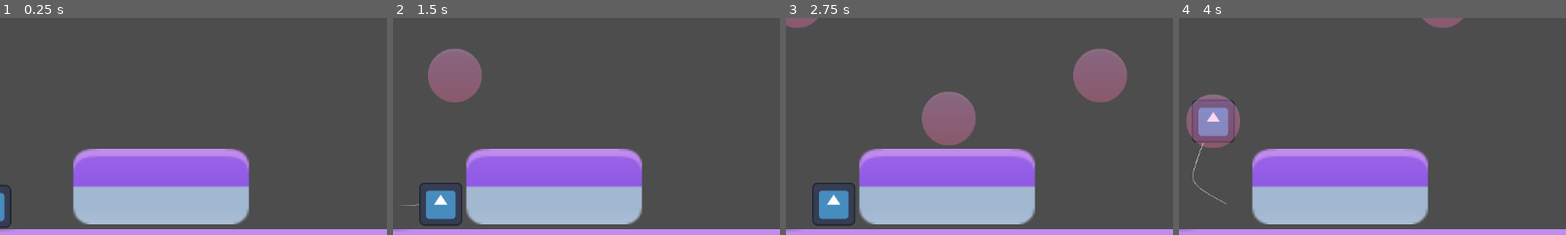
Above: before the commit, frames 1-4 (left to right).
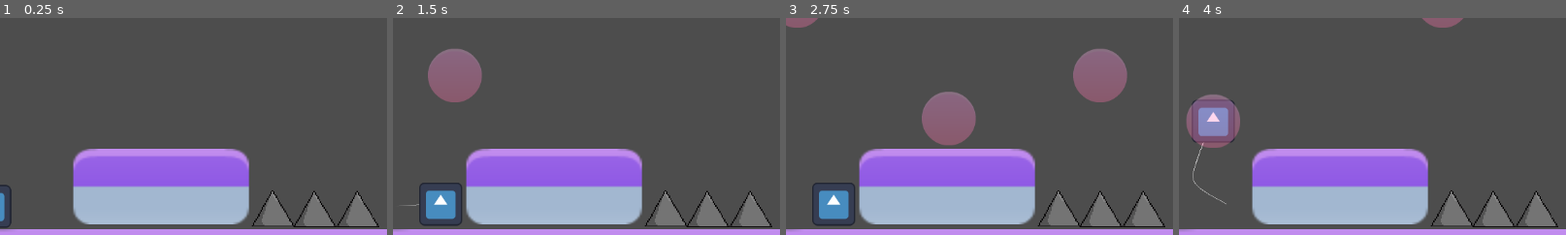
Above: after the commit, the same moments.

Repository: Boris14/PlovdivGameJam2025
Game: Godot game, scene res://Scenes/Main.tscn
Same seed, same stepped clock (60 frames per second), same inputs: the game is played once before the commit and once after it. The engine's default icon, where the game draws it, is replaced by a stand-in: a white triangle on a blue panel in a dark square.
Inputs (mouse positions are % of the whole screen's width and height, from its top left):
- Up to frame 1 (0.25 s): no input
- Up to frame 2 (1.5 s): move the mouse to (72, 45) at 0.52 s; click (72, 45) at 0.67 s; move the mouse to (30, 55) at 1.27 s; click (30, 55) at 1.42 s
- Up to frame 3 (2.75 s): move the mouse to (60, 28) at 2.02 s; click (60, 28) at 2.17 s
- Up to frame 4 (4 s): move the mouse to (45, 70) at 2.77 s; click (45, 70) at 2.92 s; move the mouse to (80, 65) at 3.52 s; click (80, 65) at 3.67 s
The pictures show only the part of the screen within x 9-58%, y 32-82%; the shares and areas given below are measured in that part.

The runs differ from the first frame. In frame 1, 2.4% of the frame differs, in the area x 65-98%, y 79-97%; in frame 2, 2.4%; in frame 3, 2.4%; in frame 4, 2.4%.

Commit message:
Porgress 2

Diff:
--- a/Scenes/Level1.tscn
+++ b/Scenes/Level1.tscn
@@ -38,54 +38,45 @@
 [node name="Daco4329838" type="Sprite2D" parent="SpikeTrap"]
 unique_name_in_owner = true
 position = Vector2(796.648, 0)
-scale = Vector2(1, 1)
 texture = ExtResource("2_dtrac")
 
 [node name="Daco4329839" type="Sprite2D" parent="SpikeTrap"]
 unique_name_in_owner = true
 position = Vector2(422.912, 0)
-scale = Vector2(1, 1)
 texture = ExtResource("2_dtrac")
 
 [node name="Daco4329840" type="Sprite2D" parent="SpikeTrap"]
 unique_name_in_owner = true
 position = Vector2(609.78, 0)
-scale = Vector2(1, 1)
 texture = ExtResource("2_dtrac")
 
 [node name="Daco4329841" type="Sprite2D" parent="SpikeTrap"]
 unique_name_in_owner = true
-scale = Vector2(1, 1)
 texture = ExtResource("2_dtrac")
 
 [node name="Daco4329842" type="Sprite2D" parent="SpikeTrap"]
 unique_name_in_owner = true
 position = Vector2(216.373, -16.1338)
-scale = Vector2(1, 1)
 texture = ExtResource("2_dtrac")
 
 [node name="Daco4329843" type="Sprite2D" parent="SpikeTrap"]
 unique_name_in_owner = true
 position = Vector2(993.351, 16.1338)
-scale = Vector2(1, 1)
 texture = ExtResource("2_dtrac")
 
 [node name="Daco4329844" type="Sprite2D" parent="SpikeTrap"]
 unique_name_in_owner = true
 position = Vector2(1160.55, 16.1338)
-scale = Vector2(1, 1)
 texture = ExtResource("2_dtrac")
 
 [node name="Daco4329845" type="Sprite2D" parent="SpikeTrap"]
 unique_name_in_owner = true
 position = Vector2(796.648, 0)
-scale = Vector2(1, 1)
 texture = ExtResource("2_dtrac")
 
 [node name="Daco4329846" type="Sprite2D" parent="SpikeTrap"]
 unique_name_in_owner = true
 position = Vector2(1357.25, 16.1338)
-scale = Vector2(1, 1)
 texture = ExtResource("2_dtrac")
 
 [node name="Daco4329838" type="Sprite2D" parent="SpikeTrap/Daco4329846"]
@@ -96,7 +87,6 @@
 [node name="Daco4329847" type="Sprite2D" parent="SpikeTrap"]
 unique_name_in_owner = true
 position = Vector2(1583.46, 16.1338)
-scale = Vector2(1, 1)
 texture = ExtResource("2_dtrac")
 
 [node name="Daco4329838" type="Sprite2D" parent="SpikeTrap/Daco4329847"]
@@ -107,7 +97,6 @@
 [node name="Daco4329848" type="Sprite2D" parent="SpikeTrap"]
 unique_name_in_owner = true
 position = Vector2(1780.17, 16.1338)
-scale = Vector2(1, 1)
 texture = ExtResource("2_dtrac")
 
 [node name="Daco4329838" type="Sprite2D" parent="SpikeTrap/Daco4329848"]
--- a/Scenes/Level2.tscn
+++ b/Scenes/Level2.tscn
@@ -66,54 +66,45 @@
 [node name="Daco4329838" type="Sprite2D" parent="SpikeTrap"]
 unique_name_in_owner = true
 position = Vector2(796.648, 0)
-scale = Vector2(1, 1)
 texture = ExtResource("2_f8lyc")
 
 [node name="Daco4329839" type="Sprite2D" parent="SpikeTrap"]
 unique_name_in_owner = true
 position = Vector2(422.912, 0)
-scale = Vector2(1, 1)
 texture = ExtResource("2_f8lyc")
 
 [node name="Daco4329840" type="Sprite2D" parent="SpikeTrap"]
 unique_name_in_owner = true
 position = Vector2(609.78, 0)
-scale = Vector2(1, 1)
 texture = ExtResource("2_f8lyc")
 
 [node name="Daco4329841" type="Sprite2D" parent="SpikeTrap"]
 unique_name_in_owner = true
-scale = Vector2(1, 1)
 texture = ExtResource("2_f8lyc")
 
 [node name="Daco4329842" type="Sprite2D" parent="SpikeTrap"]
 unique_name_in_owner = true
 position = Vector2(216.373, -16.1338)
-scale = Vector2(1, 1)
 texture = ExtResource("2_f8lyc")
 
 [node name="Daco4329843" type="Sprite2D" parent="SpikeTrap"]
 unique_name_in_owner = true
 position = Vector2(993.351, 16.1338)
-scale = Vector2(1, 1)
 texture = ExtResource("2_f8lyc")
 
 [node name="Daco4329844" type="Sprite2D" parent="SpikeTrap"]
 unique_name_in_owner = true
 position = Vector2(1160.55, 16.1338)
-scale = Vector2(1, 1)
 texture = ExtResource("2_f8lyc")
 
 [node name="Daco4329845" type="Sprite2D" parent="SpikeTrap"]
 unique_name_in_owner = true
 position = Vector2(796.648, 0)
-scale = Vector2(1, 1)
 texture = ExtResource("2_f8lyc")
 
 [node name="Daco4329846" type="Sprite2D" parent="SpikeTrap"]
 unique_name_in_owner = true
 position = Vector2(1357.25, 16.1338)
-scale = Vector2(1, 1)
 texture = ExtResource("2_f8lyc")
 
 [node name="Daco4329838" type="Sprite2D" parent="SpikeTrap/Daco4329846"]
@@ -124,7 +115,6 @@
 [node name="Daco4329847" type="Sprite2D" parent="SpikeTrap"]
 unique_name_in_owner = true
 position = Vector2(1583.46, 16.1338)
-scale = Vector2(1, 1)
 texture = ExtResource("2_f8lyc")
 
 [node name="Daco4329838" type="Sprite2D" parent="SpikeTrap/Daco4329847"]
@@ -135,7 +125,6 @@
 [node name="Daco4329848" type="Sprite2D" parent="SpikeTrap"]
 unique_name_in_owner = true
 position = Vector2(1780.17, 16.1338)
-scale = Vector2(1, 1)
 texture = ExtResource("2_f8lyc")
 
 [node name="Daco4329838" type="Sprite2D" parent="SpikeTrap/Daco4329848"]
--- a/Scenes/Main.tscn
+++ b/Scenes/Main.tscn
@@ -1,9 +1,10 @@
-[gd_scene load_steps=5 format=3 uid="uid://bl62y8yw5moxg"]
+[gd_scene load_steps=6 format=3 uid="uid://bl62y8yw5moxg"]
 
 [ext_resource type="Script" path="res://Scripts/Game.gd" id="1_73d2w"]
 [ext_resource type="PackedScene" uid="uid://df0nmf1eirk2a" path="res://Scenes/Player.tscn" id="2_5md6y"]
 [ext_resource type="PackedScene" uid="uid://tjw5colsjjhs" path="res://Scenes/Bubble.tscn" id="2_7anoo"]
 [ext_resource type="Texture2D" uid="uid://f1rqj7sfpph2" path="res://Assets/tile_half.png" id="4_bmpd6"]
+[ext_resource type="PackedScene" uid="uid://theliutdjrf0" path="res://Scenes/Spikes.tscn" id="5_yoqef"]
 
 [node name="Game" type="Node2D"]
 script = ExtResource("1_73d2w")
@@ -33,3 +34,12 @@
 position = Vector2(783.25, 475)
 scale = Vector2(1.90625, 2.825)
 texture = ExtResource("4_bmpd6")
+
+[node name="Spikes" parent="." instance=ExtResource("5_yoqef")]
+position = Vector2(504, 490)
+
+[node name="Spikes2" parent="." instance=ExtResource("5_yoqef")]
+position = Vector2(566, 491)
+
+[node name="Spikes3" parent="." instance=ExtResource("5_yoqef")]
+position = Vector2(630, 491)
--- a/Scenes/Player.tscn
+++ b/Scenes/Player.tscn
@@ -6,7 +6,7 @@
 [sub_resource type="CircleShape2D" id="CircleShape2D_d0j8i"]
 radius = 63.1269
 
-[node name="Player" type="CharacterBody2D" groups=["bubbleable"]]
+[node name="Player" type="CharacterBody2D" groups=["bubbleable", "player"]]
 scale = Vector2(0.5, 0.5)
 collision_mask = 3
 script = ExtResource("1_2lqyo")
--- /dev/null
+++ b/Scenes/Spikes.tscn
@@ -0,0 +1,20 @@
+[gd_scene load_steps=4 format=3 uid="uid://theliutdjrf0"]
+
+[ext_resource type="Script" path="res://Scripts/Spikes.gd" id="1_btern"]
+[ext_resource type="Texture2D" uid="uid://hqcdv6hmltf4" path="res://Assets/Spikes.png" id="1_f4kjh"]
+
+[sub_resource type="RectangleShape2D" id="RectangleShape2D_jxdhi"]
+size = Vector2(6, 5)
+
+[node name="Spikes" type="Area2D"]
+scale = Vector2(10, 10)
+collision_layer = 2
+collision_mask = 7
+script = ExtResource("1_btern")
+
+[node name="CollisionShape2D" type="CollisionShape2D" parent="."]
+shape = SubResource("RectangleShape2D_jxdhi")
+
+[node name="Sprite2D" type="Sprite2D" parent="."]
+scale = Vector2(0.018586, 0.00891376)
+texture = ExtResource("1_f4kjh")
--- a/Scripts/Game.gd
+++ b/Scripts/Game.gd
@@ -5,7 +5,8 @@
 @export var player_scene : PackedScene
 
 func _ready():
-	var player = player_scene.instantiate()
+	var player = player_scene.instantiate() as Player
+	player.died.connect(_on_player_died)
 	player.position = %PlayerStart.position
 	add_child(player)
 
@@ -16,3 +17,6 @@
 			bubble.position.x = -50
 			bubble.position.y = event.position.y
 			add_child(bubble)
+
+func _on_player_died():
+	get_tree().reload_current_scene()
--- a/Scripts/Player.gd
+++ b/Scripts/Player.gd
@@ -8,6 +8,8 @@
 @export var trail_width: float = 2.0
 
 var is_bubbled := false
+
+signal died
 
 func _physics_process(delta: float) -> void:
 	if not is_bubbled:
@@ -29,6 +31,10 @@
 	# Move the  character
 	move_and_slide()
 	queue_redraw()
+
+func die():
+	died.emit()
+	queue_free()
 
 func on_bubbled():
 	is_bubbled = true
--- /dev/null
+++ b/Scripts/Spikes.gd
@@ -0,0 +1,9 @@
+class_name Spikes
+extends Area2D
+
+func _ready():
+	body_entered.connect(_on_body_entered)
+
+func _on_body_entered(body: Node2D):
+	if body.is_in_group("player"):
+		body.die()
--- a/project.godot
+++ b/project.godot
@@ -22,6 +22,7 @@
 [global_group]
 
 bubbleable="can be moved by a bubble"
+player=""
 
 [rendering]
 
